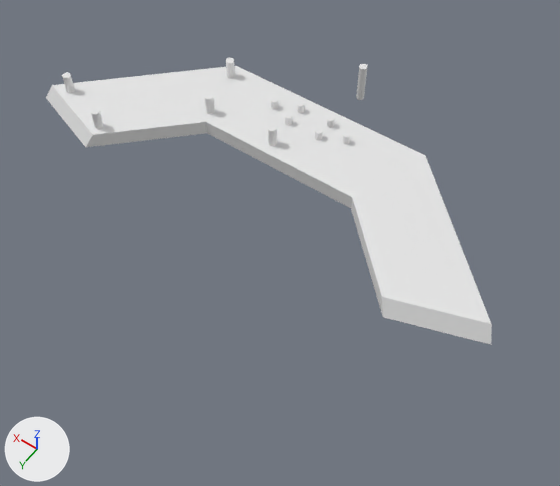
A saved change to the Blender file monitor_mount/bender/design6.blend.
Both versions are drawn from a 50 mm camera at (-21.4, 35.5, 38.5) aimed at (-0.6, 6.3, -7.4). Arrows for +X, +Y and +Z are at lower left; the lights stay in place. The same objects are shown in both versions, whatever each file hides.

In view in the first picture: 'base_half', 'base_half.002'.
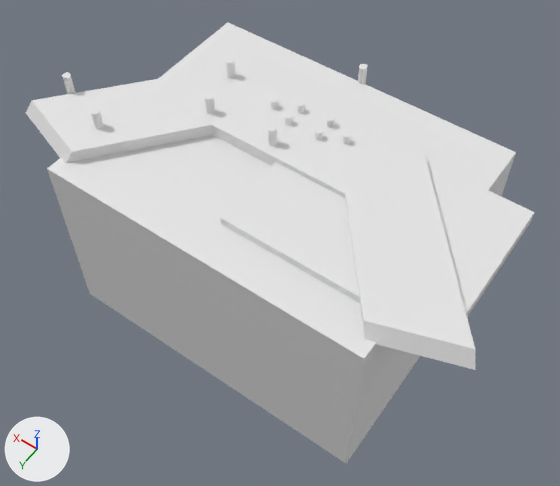
Where the change shows, as pixel boxes (x1, y1, x2, y2) in the pictures (560 x 486 px; the box of a moved part takes in the faces that stretch with it):
'print_volume.001', added: after (47, 22, 516, 463)
'base_half.002', reshaped (7% narrower, 11% taller): before (276, 108, 492, 345); after (276, 108, 476, 370)
'base_half', reshaped (7% wider): before (46, 66, 325, 169); after (26, 66, 325, 166)
'Cube.004', added: after (220, 161, 535, 317)
part 1 of me_cube_005, moved or reshaped: before (52, 66, 491, 324); after (32, 66, 475, 349)
part 2 of me_cube_005, moved or reshaped: before (46, 86, 492, 345); after (26, 101, 476, 370)

What changed in the scene script:
```text
Change me_cube_005:
    where me_cube_005.from_pydata(...)  # 28 vertices, 26 faces; spans x 0.0..18.0, y 0.0..12.0, z 0.0..1.1
    used by ob_base_half_002; location = (0.0, 0.0, 0.0); scale = (-1.0, 1.0, 1.0)
    me_cube_005 part 1: all 6 vertices in x 4.8..7.5, y 5.2..6.2, z 0.0..1.1 are moved by (-0.5, 0.0, 0.0)
    me_cube_005 part 2: all 8 vertices in x 11.2..18.0, y 8.6..12.0, z 0.0..1.1 are moved by (0.0, 2.0, 0.0)
Add ob_cube_004:
    ob_cube_004 = bpy.data.objects.new('Cube.004', me_cube_015.copy())  # the mesh of ob_cube
    ob_cube_004.location = (-7.97, 6.01, 0.19)
    ob_cube_004.scale = (8.0, 6.0, 0.5)
Add ob_print_volume_001:
    ob_print_volume_001 = bpy.data.objects.new('print_volume.001', me_cube_007)
    ob_print_volume_001.location = (0.0, 5.1, -7.4)
```
